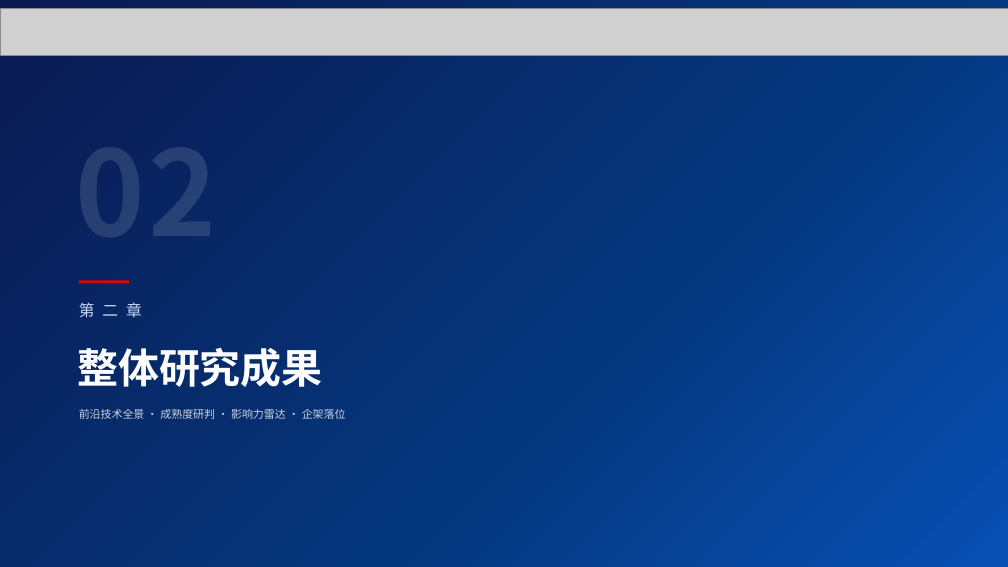
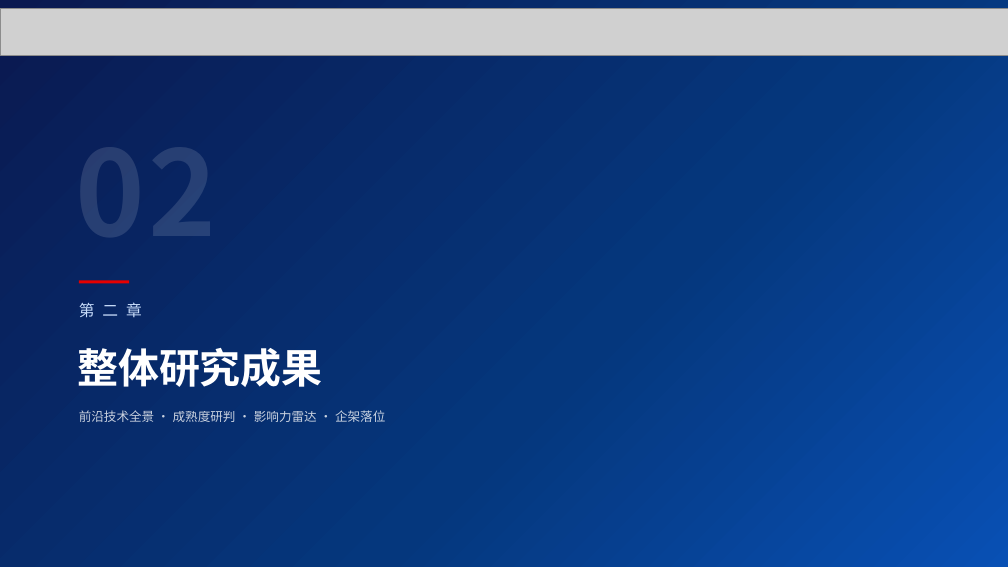
Before and after one commit to godenxu/Techbook, a slide deck: slide 8 of 科技发展部前沿技术研究成果集.pptx (slide 12 before the commit). Drawn at 1008x567 pixels with LibreOffice and Linux fonts; fonts in the diff are those of the drawing; grey boxes stand for pictures. Boxes give left, top, right and bottom in pixels: in the first picture for what was removed or moved away, otherwise in the second. Text is boxed around its words. In the diff, an @@ line names an element or a change of style, - is before the commit and + after.

```diff
--- a/科技发展部前沿技术研究成果集.pptx
+++ b/科技发展部前沿技术研究成果集.pptx
@@ text "前沿技术全景 · 成熟度研判 · 影响力雷达 ..." at <box>79,410,385,422</box>: size 10.5 to 12 pt @@
```
Also in this commit, not shown: 56 other slides changed, 5 slides removed, 2 other files.
